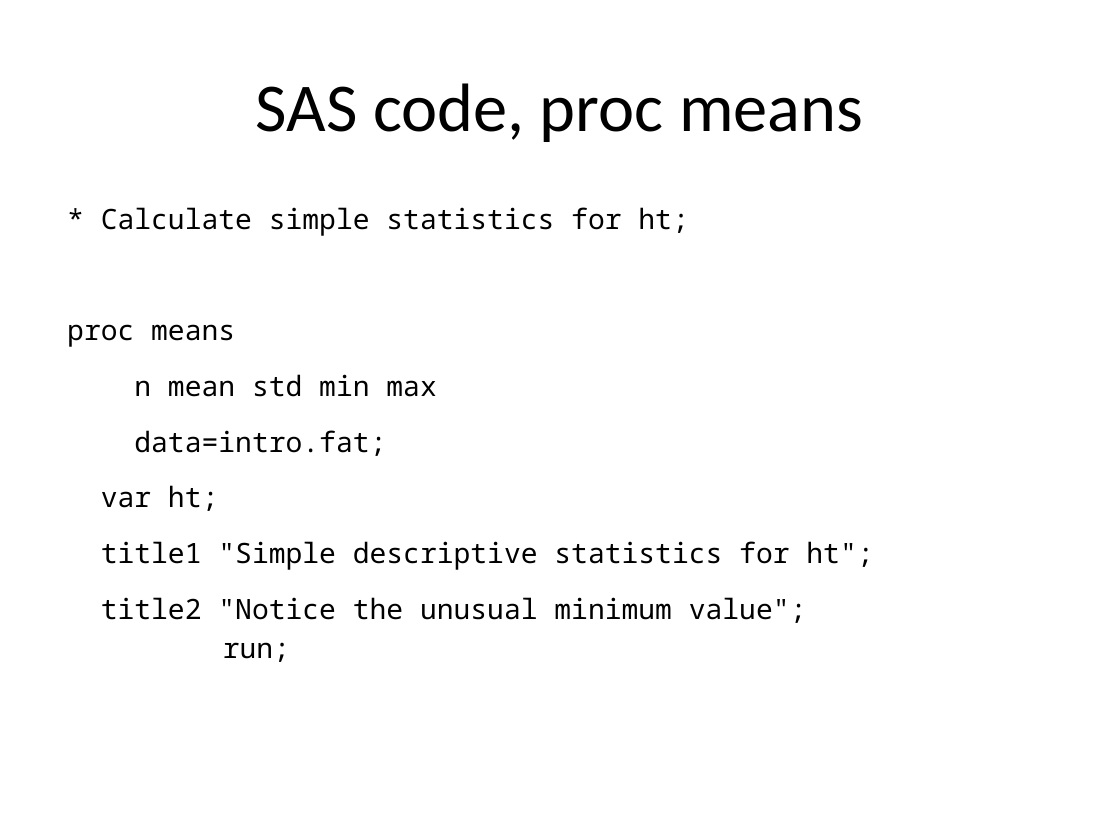
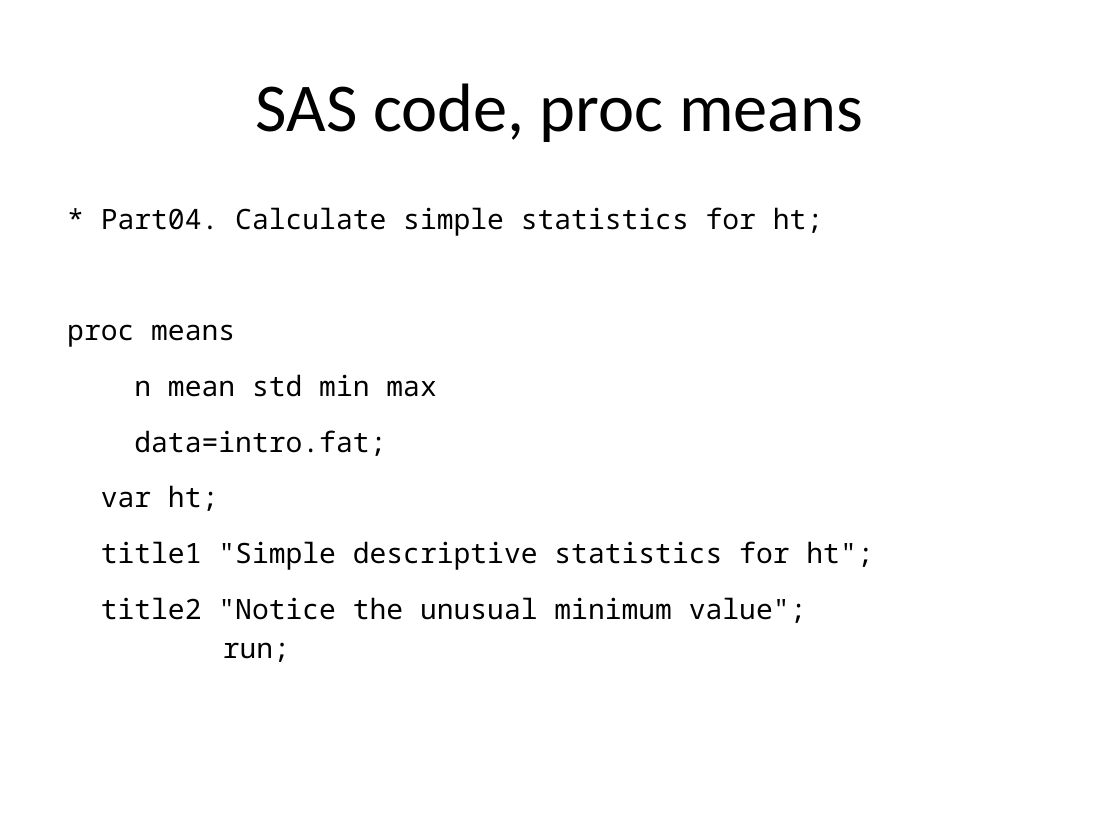
Before and after one commit to pmean/introduction-to-SAS, a slide deck: slide 19 of results/m02-slides-and-speaker-notes.pptx. Drawn at 1120x840 pixels with LibreOffice and Linux fonts; fonts in the diff are those of the drawing. Boxes give left, top, right and bottom in pixels: in the first picture for what was removed or moved away, otherwise in the second. Text is boxed around its words. In the diff, an @@ line names an element or a change of style, - is before the commit and + after.

```diff
--- a/results/m02-slides-and-speaker-notes.pptx
+++ b/results/m02-slides-and-speaker-notes.pptx
@@ text at bbox=[67, 207, 873, 662]: text changed @@
-* Calculate simple statistics for ht;
-proc means
-n mean std min max
-data=intro.fat;
-var ht;
-title1 "Simple descriptive statistics for ht";
-title2 "Notice the unusual minimum value";
-run;
+* Part04. Calculate simple statistics for ht;
+proc means
+n mean std min max
+data=intro.fat;
+var ht;
+title1 "Simple descriptive statistics for ht";
+title2 "Notice the unusual minimum value";
+run;
```
Also in this commit, not shown: 26 other slides changed, 2 slides added, 1 slide removed, 5 other files.
